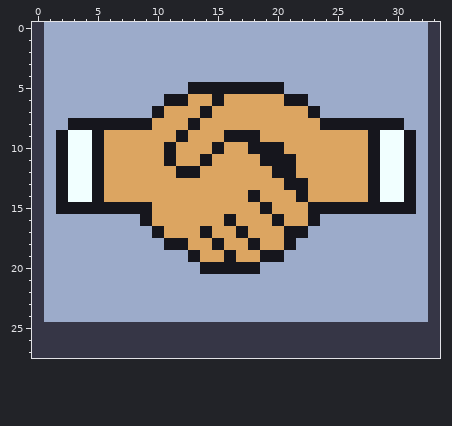
Pixel-art file, stored at sprites/draw.aseprite. The picture above is the old version.
34x28 pixels, 1 frame.
The same view after the edit:
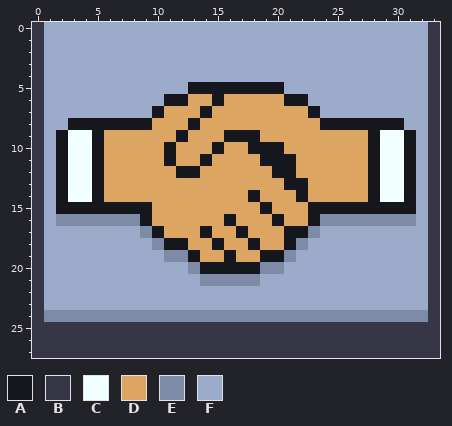
Palette (. is transparent): A #16161d  B #363646  C #f1ffff  D #dca561  E #7d8ba6  F #9cabca
From old to new:
--- layer "Layer 3"
@@ x 0..33 @@
 15 BFAAAAAAAADDDDDDDDDADDDAAAAAAAAAFB
-16 BFFFFFFFFADDDDDDADDDADDAFFFFFFFFFB
-17 BFFFFFFFFFADDDADDADDDAAFFFFFFFFFFB
-18 BFFFFFFFFFFAADDADDADDAFFFFFFFFFFFB
-19 BFFFFFFFFFFFFADDADDAAFFFFFFFFFFFFB
-20 BFFFFFFFFFFFFFAAAAAFFFFFFFFFFFFFFB
-21 BFFFFFFFFFFFFFFFFFFFFFFFFFFFFFFFFB
+16 BFEEEEEEEADDDDDDADDDADDAEEEEEEEEFB
+17 BFFFFFFFFEADDDADDADDDAAEFFFFFFFFFB
+18 BFFFFFFFFFEAADDADDADDAEFFFFFFFFFFB
+19 BFFFFFFFFFFEEADDADDAAEFFFFFFFFFFFB
+20 BFFFFFFFFFFFFEAAAAAEEFFFFFFFFFFFFB
+21 BFFFFFFFFFFFFFEEEEEFFFFFFFFFFFFFFB
 22 BFFFFFFFFFFFFFFFFFFFFFFFFFFFFFFFFB
 23 BFFFFFFFFFFFFFFFFFFFFFFFFFFFFFFFFB
-24 BFFFFFFFFFFFFFFFFFFFFFFFFFFFFFFFFB
+24 BEEEEEEEEEEEEEEEEEEEEEEEEEEEEEEEEB
 25 BBBBBBBBBBBBBBBBBBBBBBBBBBBBBBBBBB
Where, in picture pixels (left, top, right, bottom), the same in both pictures:
changed: (44, 214, 428, 322)
